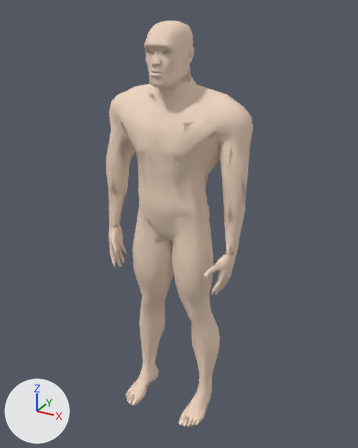
The glTF model public/models/characters/orc_m.glb as it was, and as the next commit left it.
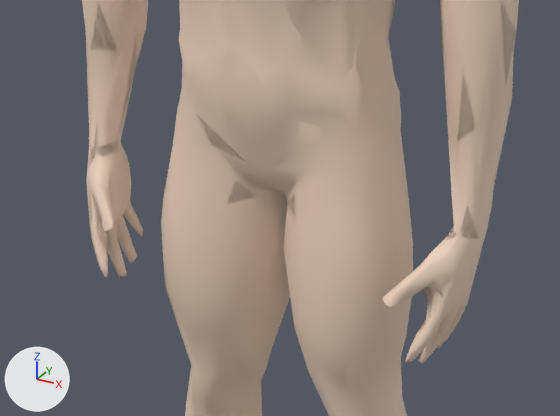
Each version appears first whole from a 50 mm camera at (0.954, -1.716, 1.772) aimed at (0.018, -0.016, 0.921), and next in a close-up on the part from 23% to 73% of the width and 40% to 70% of the height. Lighting does not change. The marker at lower left points along +X, +Y and +Z. The first two pictures are the older version. Objects named as collision shapes, trigger or cutter boxes, shadow casters or lower levels of detail are left out. Vertices at exactly the same position are counted once.

Objects in the first close-up: 'Body', 'Body_LOD1'.
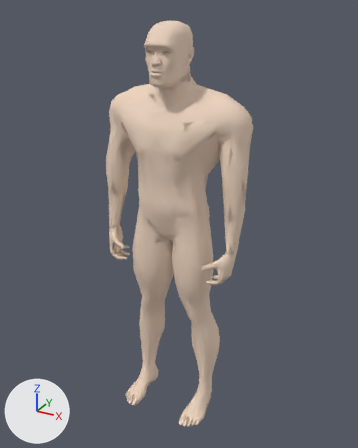
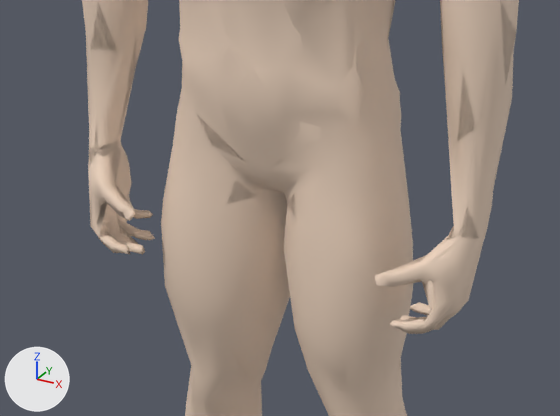
Boxes [x1, y1, x2, y2] around the edits, measured in the close-ups (560 x 416 px; the box of a moved part takes in the faces that stretch with it):
part 1 of me_body, moved or reshaped: before [382, 237, 484, 364]; after [375, 235, 484, 334]
part 2 of me_body, moved or reshaped: before [86, 151, 143, 279]; after [89, 155, 155, 255]
part 3 of me_body_lod1, moved or reshaped: before [86, 38, 139, 272]; after [86, 38, 138, 245]
part 4 of me_body_lod1, moved or reshaped: before [411, 92, 496, 351]; after [377, 92, 496, 333]

What changed in the scene script:
```text
Change me_body:
    where me_body.from_pydata(...)  # 3502 vertices, 7000 faces; spans x -0.32..0.32, y -0.21..0.1, z 0.0..1.72
    used by ob_body; location = (0.0, 0.0, 0.0)
    me_body part 1: 28 vertices moved from x 0.24..0.28, y -0.14..-0.03, z 0.68..0.83 to x 0.21..0.28, y -0.13..-0.04, z 0.73..0.83; 87 vertices removed from x 0.21..0.3, y -0.16..-0.03, z 0.69..0.86; 92 vertices added at x 0.19..0.3, y -0.14..-0.04, z 0.73..0.86
    me_body part 2: 24 vertices moved from x -0.29..-0.21, y -0.16..-0.03, z 0.69..0.84 to x -0.29..-0.19, y -0.14..-0.04, z 0.74..0.84; 90 vertices removed from x -0.29..-0.03, y -0.16..0.03, z 0.68..0.86; 84 vertices added at x -0.3..-0.19, y -0.14..-0.04, z 0.73..0.86
Change me_body_lod1:
    used by ob_body_lod1; location = (0.0, 0.0, 0.0)
    remove me_body_lod1.from_pydata(...)  # 1252 vertices, 2499 faces; spans x -0.32..0.32, y -0.21..0.1, z 0.0..1.72
    add me_body_lod1.from_pydata(...)  # 1252 vertices, 2496 faces; spans x -0.32..0.32, y -0.21..0.1, z 0.0..1.72
    me_body_lod1 part 3: 65 of 1252 vertices moved; they spanned x -0.3..-0.21, y -0.16..-0.03, z 0.68..0.88 and now span x -0.3..0.21, y -0.14..-0.04, z 0.73..0.88; mean shift (0.01, 0.0, 0.01); largest move (-0.27, -0.09, 0.88) -> (0.21, -0.12, 0.74)
    me_body_lod1 part 4: 58 of 1252 vertices moved; they spanned x 0.21..0.3, y -0.16..-0.03, z 0.68..0.88 and now span x 0.19..0.3, y -0.14..-0.04, z 0.73..0.88; mean shift (-0.01, 0.0, 0.01); largest move (0.21, -0.16, 0.8) -> (0.27, -0.04, 0.79)
```
